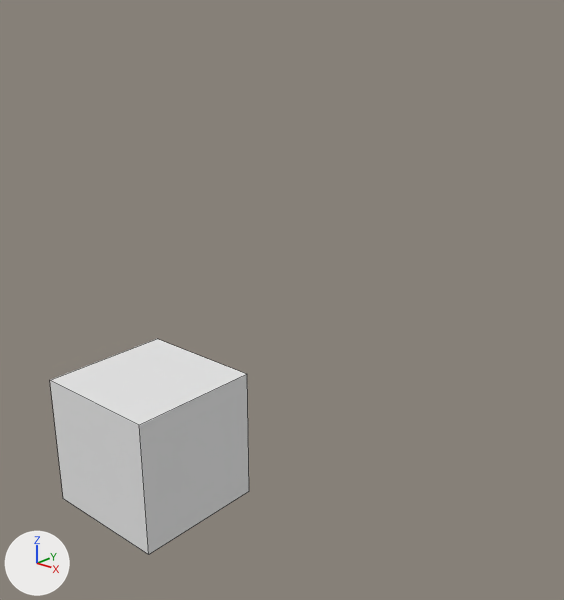
Renders of the Blender file test_data/Simple_Scene_259_x32.blend from each side of a commit.
Camera for both pictures: a 50 mm lens placed at (8.18, -6.46, 5.96), pointed at (2.13, 0.48, 2.57). Lighting does not change. The marker at lower left points along +X, +Y and +Z. Mesh edges are drawn as thin lines.

The scene before the commit, as lines of its bpy script (objects in view):
```python
me_cube = bpy.data.meshes.new('Cube')
me_cube.from_pydata(...)  # a box spanning x -1.0..1.0, y -1.0..1.0, z -1.0..1.0
me_cube.materials.append(mat_material)  # white #e7e7e7
ob_cube = bpy.data.objects.new('Cube', me_cube)
ob_cube.location = (0.0, 0.0, 0.0)
```
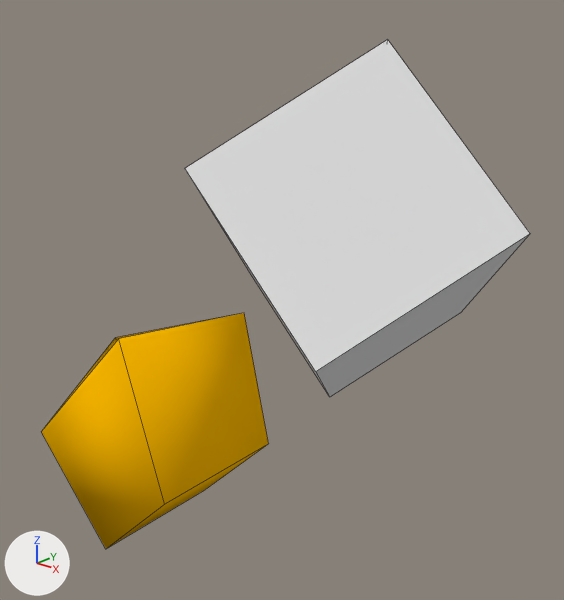
Location of each change, [x1, y1, x2, y2] in pixels of the pictures (564 x 600 px):
'Cube', moved, turned, rescaled: before [50, 339, 249, 555]; after [185, 40, 530, 397]
'parent_cube', added (yellow): after [41, 313, 269, 548]

The change, as a diff of the scene's bpy script:
```diff
--- a/test_data/Simple_Scene_259_x32.blend.py
+++ b/test_data/Simple_Scene_259_x32.blend.py
@@ mat_material_color @@
+mat_material_color = diffuse_material('Material_Color')
+mat_material_color.base_color = (1.0, 0.5, 0.0)  # yellow #ffbc00
@@ me_cube_1 @@
+me_cube_1.from_pydata([(1.0, 1.0, -1.0), (1.0, -1.0, -1.0), (-1.0, -1.0, -1.0), (-1.0, 1.0, -1.0), (1.0, 2.0, 1.0), (2.0, -1.0, 1.0), (-1.0, -1.0, 1.0), (-1.0, 1.0, 2.0)], [], [(0, 1, 2, 3), (4, 7, 6, 5), (0, 4, 5, 1), (1, 5, 6, 2), (2, 6, 7, 3), (4, 0, 3, 7)])
+me_cube_1.polygons.foreach_set('use_smooth', [True] * 6)
+me_cube_1.materials.append(mat_material_color)  # yellow #ffbc00
@@ ob_cube @@
 ob_cube = bpy.data.objects.new('Cube', me_cube)
-ob_cube.location = (0.0, 0.0, 0.0)
+ob_cube.parent = ob_parent_cube
+ob_cube.location = (5.0, 0.0, 0.0)
+ob_cube.rotation_euler = (0.0, 0.0, 0.785)  # degrees (0, 0, 45)
+ob_cube.scale = (1.0, 2.0, 1.0)
@@ ob_parent_cube @@
+ob_parent_cube = bpy.data.objects.new('parent_cube', me_cube_1)
+ob_parent_cube.location = (0.0, 0.0, 0.0)
+ob_parent_cube.rotation_euler = (0.0, -0.785, 0.0)  # degrees (0, -45, 0)
```
